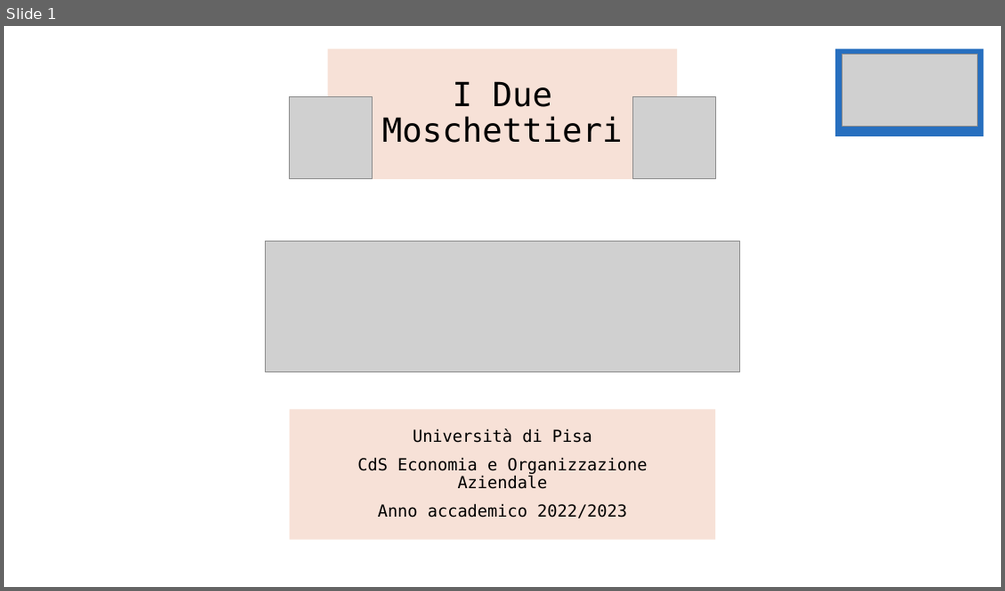
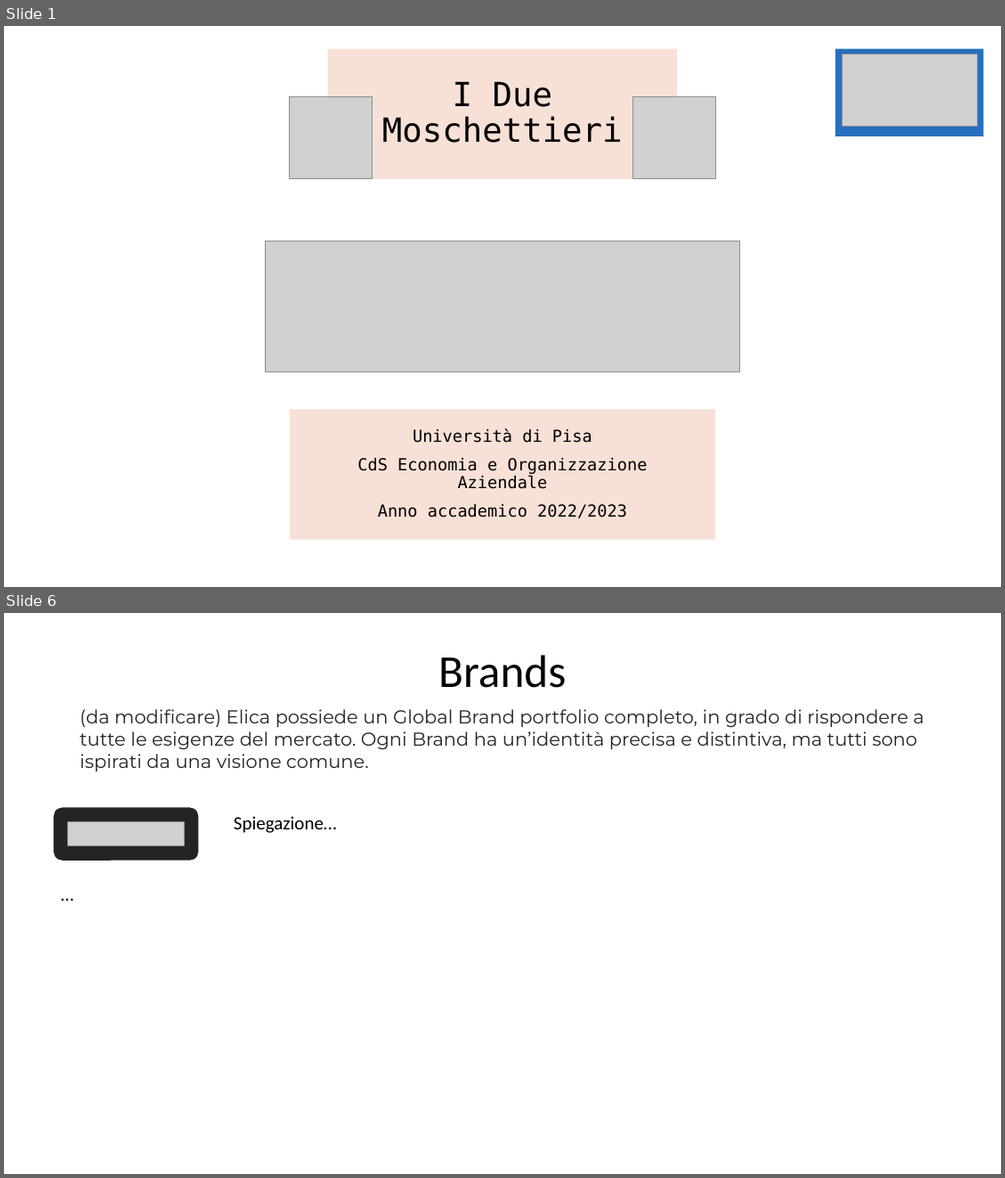
Before and after one commit to OMGitsDrake/PWEOA23-IDueMoschettieri, a slide deck: I Due Moschettieri.pptx. Shown one above the other, each under a label of ours: slide 1 before the commit, slides 1 and 6 after it; the slides between them are not shown. The pictures are 1005x591 and 1005x1178 pixels, drawn with LibreOffice and Linux fonts; fonts in the diff are those of the drawing; grey boxes stand for pictures. Boxes give left, top, right and bottom in pixels: in the first picture for what was removed or moved away, otherwise in the second. Text is boxed around its words. In the diff, an @@ line names an element or a change of style, - is before the commit and + after.

```diff
--- a/I Due Moschettieri.pptx
+++ b/I Due Moschettieri.pptx
@@ slide 6 added at box(4, 613, 1001, 1174), background #FFFFFF @@
@@ title added at box(438, 655, 566, 688), 44 pt, text #000000 @@
+Brands
@@ text added at box(80, 709, 923, 771), 18 pt, text #212529 @@
+(da modificare) Elica possiede un Global Brand portfolio completo, in grado di rispondere a tutte le esigenze del mercato. Ogni Brand ha un’identità precisa e distintiva, ma tutti sono ispirati da una visione comune.
@@ rounded rectangle added at box(53, 807, 198, 860), fill #252323 @@
@@ picture added at box(67, 822, 185, 845) @@
@@ text added at box(234, 816, 337, 833), 18 pt, text #000000 @@
+Spiegazione…
@@ text added at box(53, 878, 252, 908), 18 pt, text #000000 @@
+…
```
Also in this commit, not shown: 7 other slides added, 1 slide removed.
